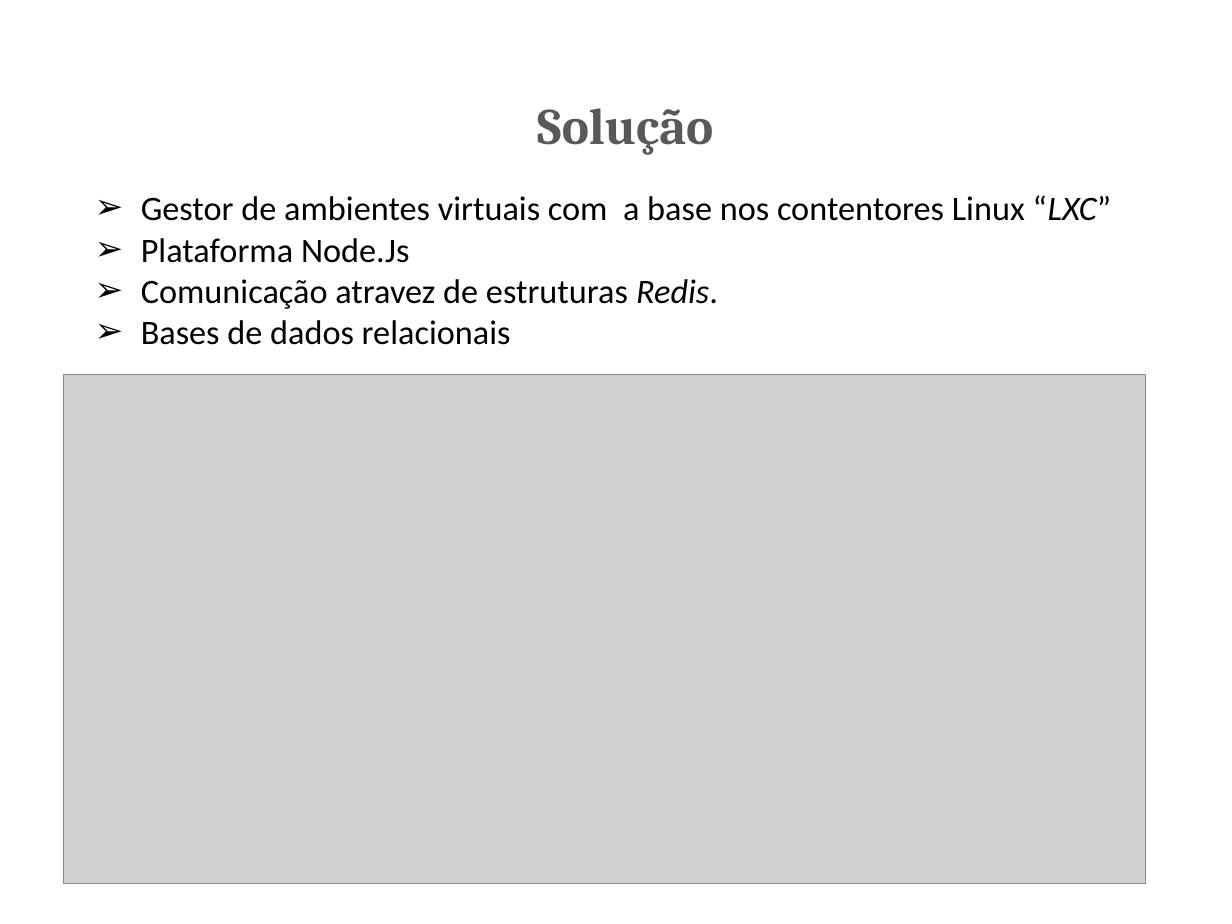
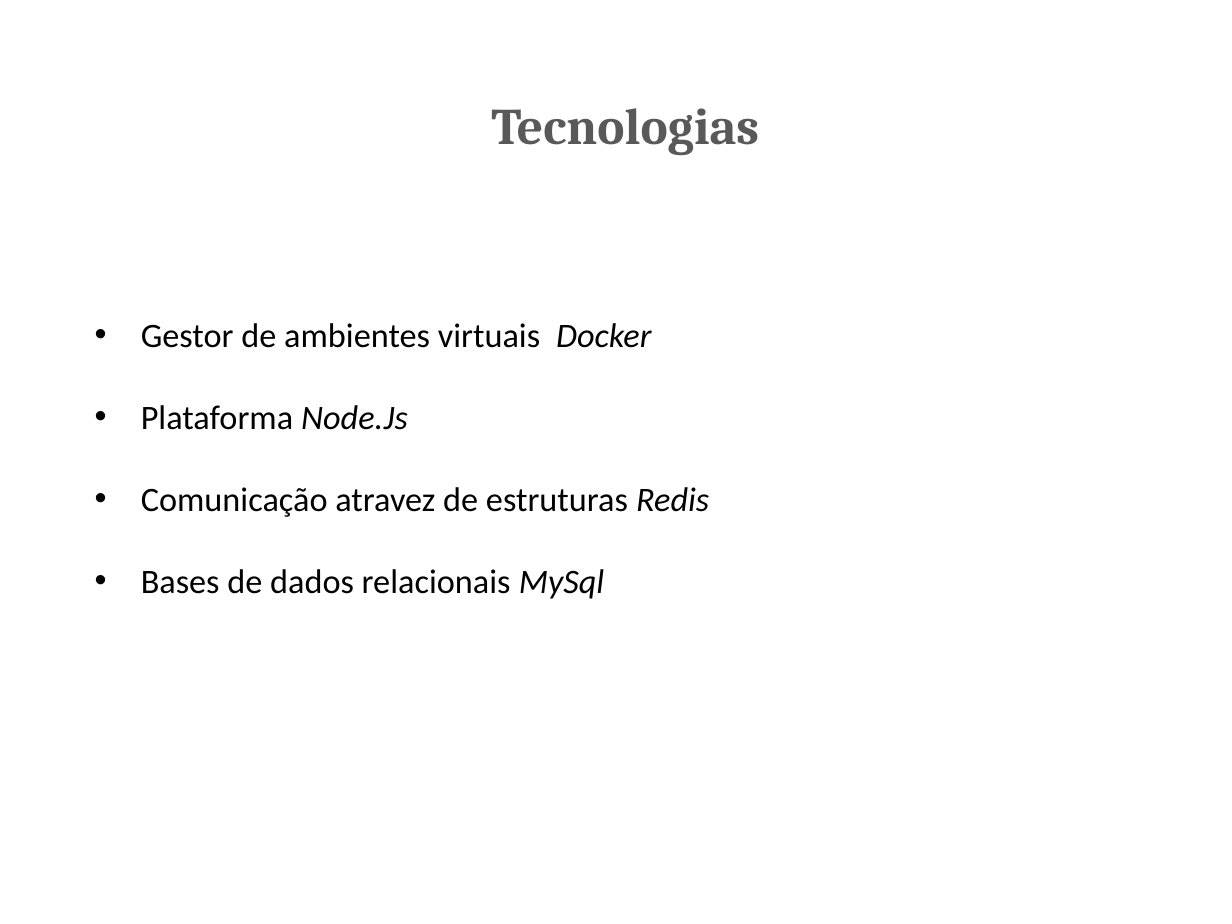
Before and after one commit to marcinschi-iuri/ciaasDocs, a slide deck: slide 7 of PCIS.pptx (slide 6 before the commit). Drawn at 1232x924 pixels with LibreOffice and Linux fonts; fonts in the diff are those of the drawing; grey boxes stand for pictures. Boxes give left, top, right and bottom in pixels: in the first picture for what was removed or moved away, otherwise in the second. Text is boxed around its words. In the diff, an @@ line names an element or a change of style, - is before the commit and + after.

```diff
--- a/PCIS.pptx
+++ b/PCIS.pptx
@@ title at [491,108,759,155]: text changed @@
-Solução
+Tecnologias
@@ text "Gestor de ambientes virtuais Docker": place and size @@
-text "Gestor de ambientes virtuais Docker" at [141,195,1112,345]
+text "Gestor de ambientes virtuais Docker" at [141,323,709,599]
@@ text at [141,323,651,348]: text changed @@
-➢ Gestor de ambientes virtuais com a base nos contentores Linux “LXC”
+• Gestor de ambientes virtuais Docker
@@ picture removed at [64,375,1146,883] @@
@@ text at [141,405,408,430]: italic on in "Node.Js"; bullet ➢ to • @@
@@ text at [141,487,709,599]: text changed @@
-➢ Comunicação atravez de estruturas Redis.
-➢ Bases de dados relacionais
+• Comunicação atravez de estruturas Redis
+• Bases de dados relacionais MySql
```
Also in this commit, not shown: 12 other slides changed, 8 slides added, 2 other files.
